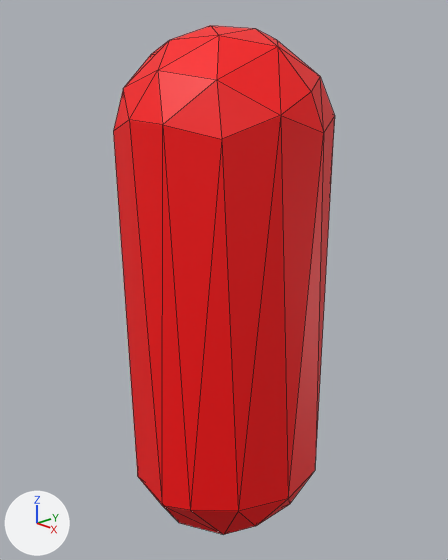
The Blender file frontend/untitled.blend: old version first, new version second.
Both versions are drawn from a 50 mm lens placed at (4.14, -3.92, 3.64), pointed at (-0.06, 0.04, 1.65). The axes (+X, +Y, +Z) are drawn at lower left. The lights are the same throughout. Mesh edges are drawn as thin lines.
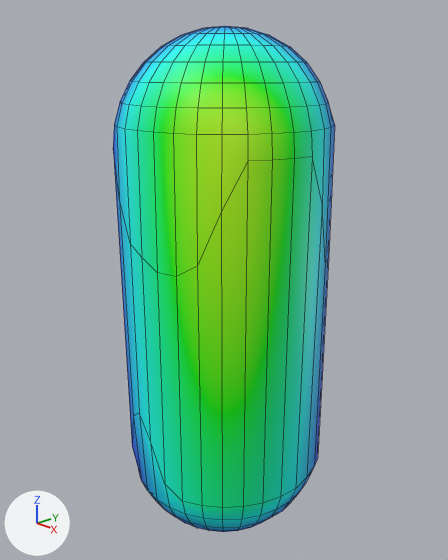
Where the change shows, as pixel boxes (x1, y1, x2, y2) in the pictures (448 x 560 px):
'Sphere', recoloured, shading changed, modifiers changed
    before: (113, 26, 335, 534)
    after: (113, 26, 335, 532)

What changed in the scene script:
```text
Change mat_material_001:
    where n0 = _N.new('ShaderNodeBsdfPrincipled'); n0.name = 'Principled BSDF'
    remove n0.inputs[0].default_value = (1.0, 0.0, 0.0013, 1.0)  # 'Base Color', red #ff0004
    add n2 = _N.new('ShaderNodeLayerWeight'); n2.name = 'Layer Weight'
    add n3 = _N.new('ShaderNodeHueSaturation'); n3.name = 'Hue/Saturation/Value'
    add n4 = _N.new('ShaderNodeValToRGB'); n4.name = 'Color Ramp'
    add n4.color_ramp.color_mode = 'HSL'
    add while len(n4.color_ramp.elements) > 1: n4.color_ramp.elements.remove(n4.color_ramp.elements[-1])
    add n4.color_ramp.elements[0].position = 0.0; n4.color_ramp.elements[0].color = (0.493, 1.0, 0.0, 1.0)
    add _e = n4.color_ramp.elements.new(1.0); _e.color = (0.0293, 0.0, 1.0, 1.0)
    add _L.new(n2.outputs[1], n4.inputs[0])  # 'Facing' to 'Factor'
    add _L.new(n4.outputs[0], n3.inputs[4])  # 'Color' to 'Color'
    add _L.new(n3.outputs[0], n0.inputs[0])  # 'Color' to 'Base Color'
Change me_sphere:
    where me_sphere.from_pydata(...)  # 482 vertices, 512 faces; spans x -1.0..1.0, y -0.97..1.0, z -1.0..3.96
    used by ob_sphere; location = (0.0, 0.0, 0.0)
    me_sphere part 1: all faces are now shaded smooth (512 of 512 changed)
Change ob_sphere:
    remove _m = ob_sphere.modifiers.new('Decimate', 'DECIMATE')
    remove _m.ratio = 0.129
```
